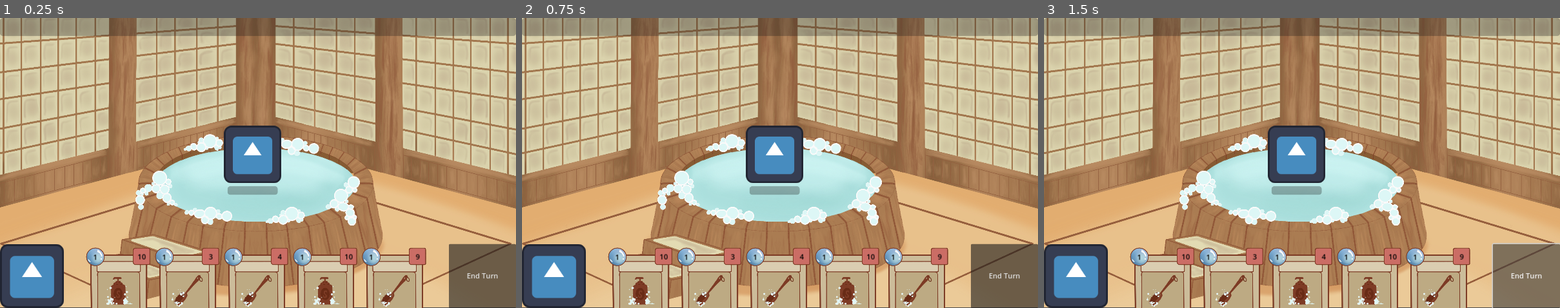
Above: before the commit, frames 1-3 (left to right).
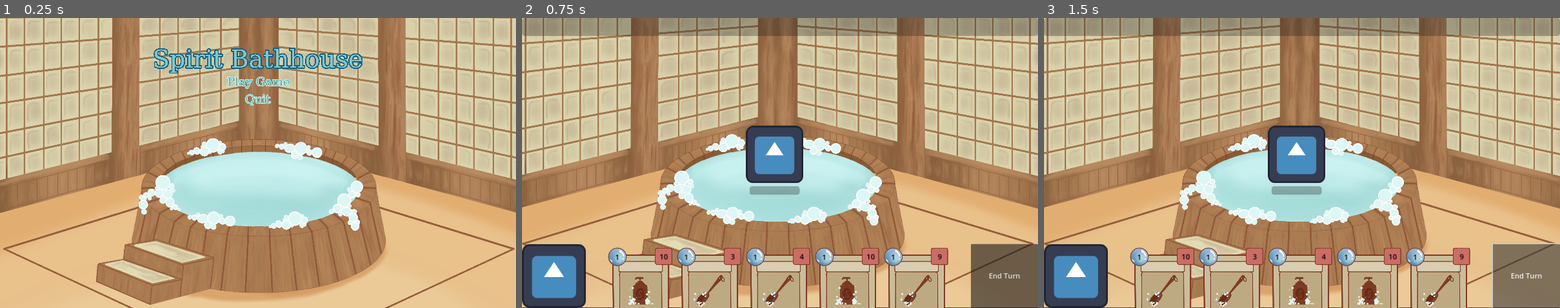
Above: after the commit, the same moments.

Repository: MichaelRRyan/GGJ-2025
Game: Godot game, scene res://Gameplay/menu.tscn
The game is run twice, just before and just after one commit, with the same random seed, the same clock (stepped at 60 frames per second) and the same inputs. Before the commit the project starts from res://Gameplay/gameplay.tscn. The engine's default icon, where the game draws it, is replaced by a stand-in: a white triangle on a blue panel in a dark square.
Inputs (mouse positions are in pixels of both pictures, inside the frame that each line leads up to):
- Up to frame 1 (0.25 s): no input
- Up to frame 2 (0.75 s): click (780, 81) at 0.5 s, where only the run after the commit has a clickable "Play Game"
- Up to frame 3 (1.5 s): click "End Turn" at 1.25 s

The runs differ from the first frame. In frame 1, 45% of the frame differs, in the area x 0-100%, y 0-100%; in frame 2, nothing differs; in frame 3, nothing differs.

Commit message:
Main Menu DONE!

Diff:
--- a/Gameplay/menu.tscn
+++ b/Gameplay/menu.tscn
@@ -1,6 +1,7 @@
-[gd_scene load_steps=7 format=3 uid="uid://c1h8lx86jjff0"]
+[gd_scene load_steps=8 format=3 uid="uid://c1h8lx86jjff0"]
 
 [ext_resource type="Script" path="res://menu.gd" id="1_1p8w8"]
+[ext_resource type="Texture2D" uid="uid://blsehpidm40ah" path="res://Features/Encounter/background.png" id="2_dhqoo"]
 
 [sub_resource type="ShaderMaterial" id="ShaderMaterial_k7fjf"]
 
@@ -27,31 +28,42 @@
 grow_vertical = 2
 script = ExtResource("1_1p8w8")
 
+[node name="Background" type="Sprite2D" parent="."]
+position = Vector2(578, 326.5)
+scale = Vector2(0.609375, 0.615741)
+texture = ExtResource("2_dhqoo")
+
 [node name="BoxContainer2" type="BoxContainer" parent="."]
 layout_mode = 1
-anchors_preset = 7
+anchors_preset = 8
 anchor_left = 0.5
-anchor_top = 1.0
+anchor_top = 0.5
 anchor_right = 0.5
-anchor_bottom = 1.0
-offset_left = -178.0
-offset_top = -404.0
-offset_right = 178.0
+anchor_bottom = 0.5
+offset_left = -217.0
+offset_top = -257.0
+offset_right = 217.0
+offset_bottom = 159.0
 grow_horizontal = 2
-grow_vertical = 0
+grow_vertical = 2
 vertical = true
 
 [node name="title" type="Label" parent="BoxContainer2"]
-modulate = Color(0.693486, 0.924691, 0.960209, 1)
 material = SubResource("ShaderMaterial_k7fjf")
 layout_mode = 2
 size_flags_horizontal = 4
+theme_override_colors/font_color = Color(0.520103, 0.772049, 0.780588, 1)
+theme_override_colors/font_outline_color = Color(0.0431373, 0.388235, 0.529412, 1)
+theme_override_constants/outline_size = 10
 theme_override_fonts/font = SubResource("SystemFont_mj2ej")
 theme_override_font_sizes/font_size = 55
 text = "Spirit Bathhouse"
 
 [node name="play" type="Button" parent="BoxContainer2"]
 layout_mode = 2
+theme_override_colors/font_color = Color(0.37648, 0.688732, 0.673139, 1)
+theme_override_colors/font_outline_color = Color(0.743219, 1, 0.998426, 1)
+theme_override_constants/outline_size = 5
 theme_override_fonts/font = SubResource("SystemFont_wk71o")
 theme_override_font_sizes/font_size = 26
 text = "Play Game"
@@ -60,6 +72,9 @@
 
 [node name="quit" type="Button" parent="BoxContainer2"]
 layout_mode = 2
+theme_override_colors/font_color = Color(0.442362, 0.745537, 0.694661, 1)
+theme_override_colors/font_outline_color = Color(0.745098, 1, 1, 1)
+theme_override_constants/outline_size = 5
 theme_override_fonts/font = SubResource("SystemFont_2o10w")
 theme_override_font_sizes/font_size = 26
 text = "Quit"
--- a/project.godot
+++ b/project.godot
@@ -11,7 +11,7 @@
 [application]
 
 config/name="GGJ-2025"
-run/main_scene="res://Gameplay/gameplay.tscn"
+run/main_scene="res://Gameplay/menu.tscn"
 config/features=PackedStringArray("4.3", "Forward Plus")
 config/icon="res://icon.svg"
 
Not shown: 1 places in Features/Encounter/encounter.tscn that only renumber resources
